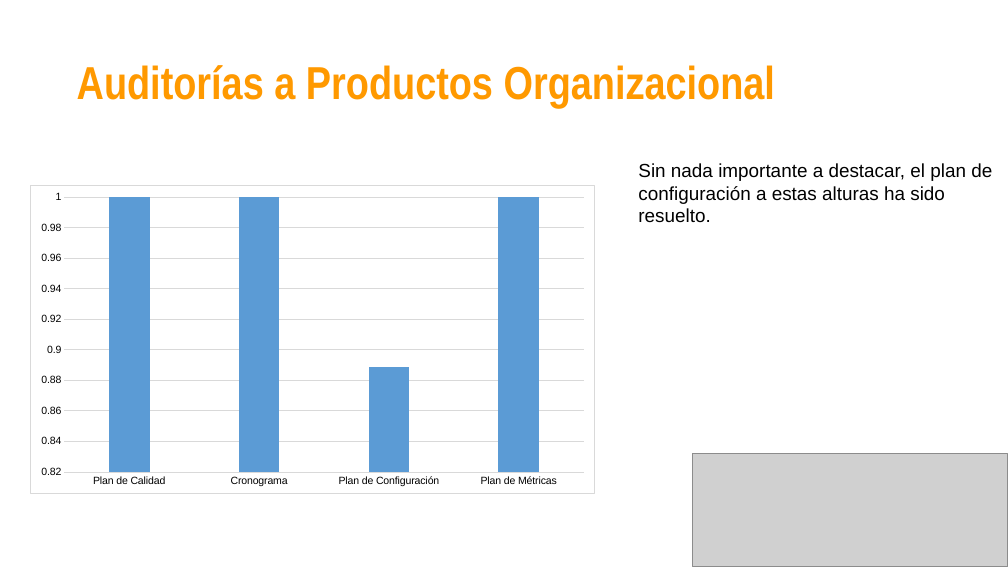
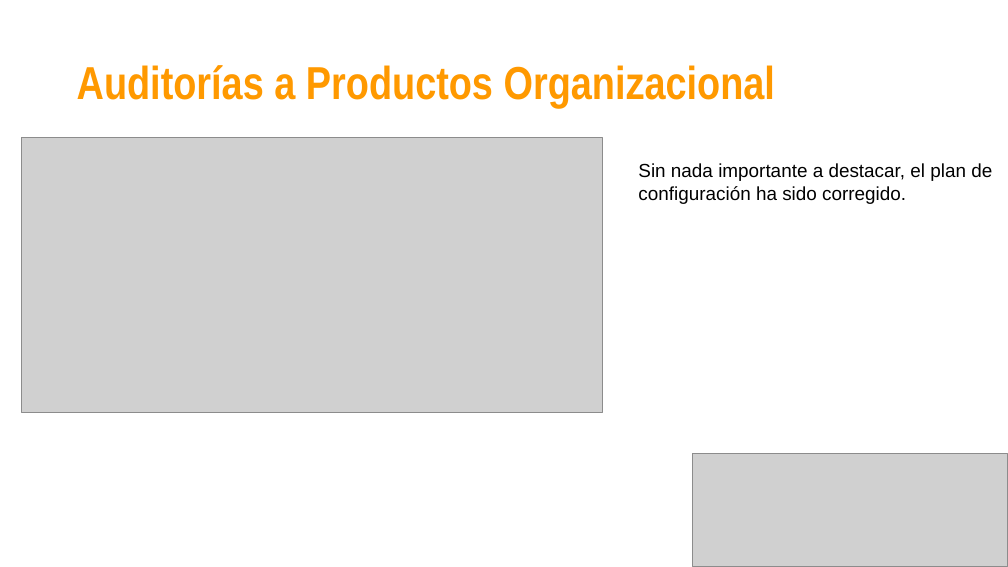
Before and after one commit to jovannyzepeda/Bisoltec, a slide deck: slide 26 of Organizacional/06. Medición y Monitoreo/2016/Bisoltec-ReporteMonitoreo.pptx (slide 20 before the commit). Drawn at 1008x567 pixels with LibreOffice and Linux fonts; fonts in the diff are those of the drawing; grey boxes stand for pictures. Boxes give left, top, right and bottom in pixels: in the first picture for what was removed or moved away, otherwise in the second. Text is boxed around its words. In the diff, an @@ line names an element or a change of style, - is before the commit and + after.

```diff
--- a/Organizacional/06. Medición y Monitoreo/2016/Bisoltec-ReporteMonitoreo.pptx
+++ b/Organizacional/06. Medición y Monitoreo/2016/Bisoltec-ReporteMonitoreo.pptx
@@ picture added at (22,138,603,413) @@
@@ text at (638,163,992,204): text changed @@
-Sin nada importante a destacar, el plan de configuración a estas alturas ha sido resuelto.
+Sin nada importante a destacar, el plan de configuración ha sido corregido.
@@ column chart removed at (29,185,595,493) @@
-categories: Plan de Calidad, Cronograma, Plan de Configuración, Plan de Métricas
-Series 1: 1, 1, 0.89, 1
```
Also in this commit, not shown: 23 other slides changed, 9 slides added, 2 slides removed, 8 other files.
